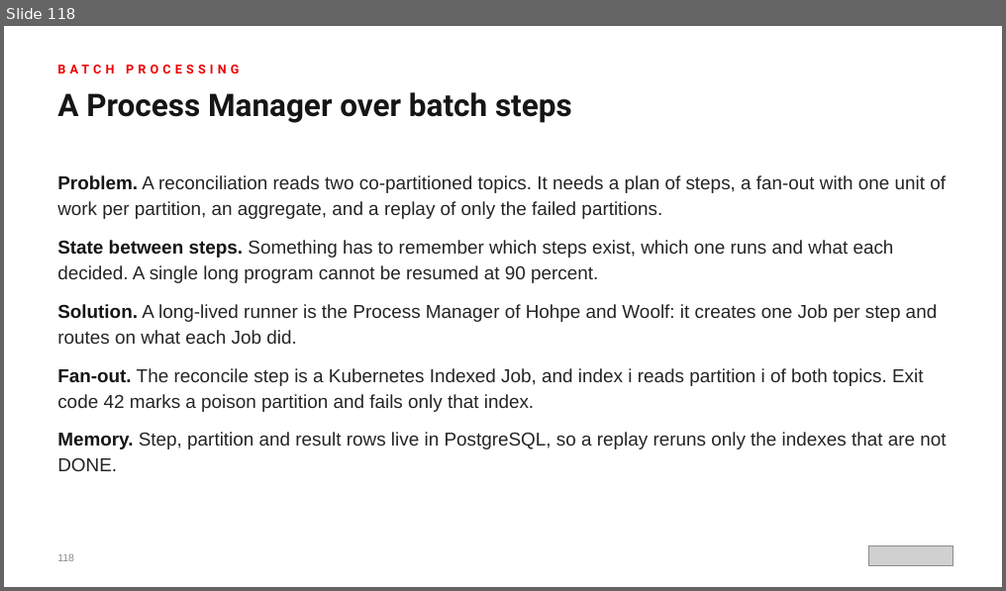
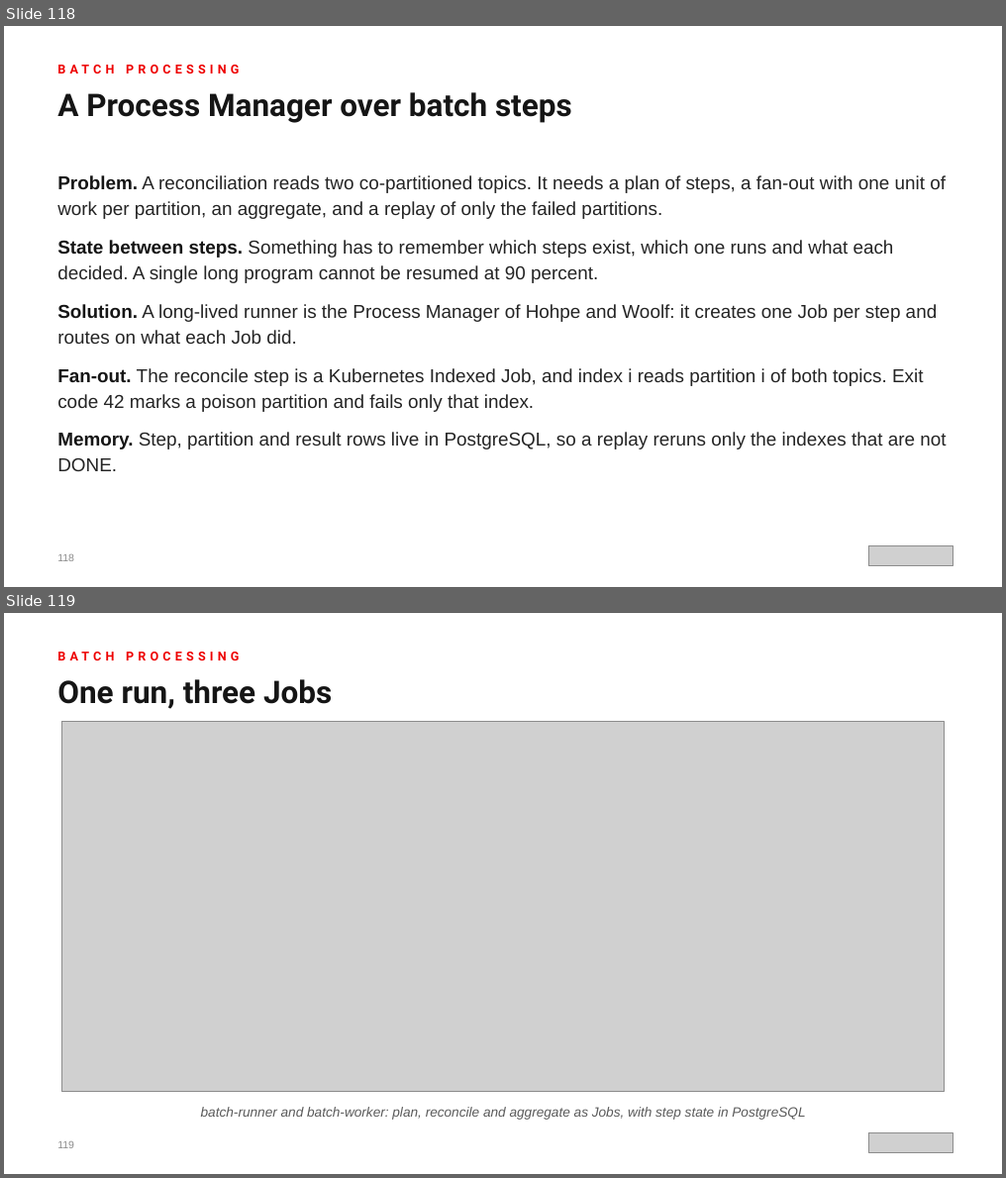
Before and after one commit to patterncatalyst/event-driven-patterns-with-quarkus-and-camel, a slide deck: lgtm-presentation/Event-Driven-Patterns-with-Quarkus-and-Camel.pptx. Shown one above the other, each under a label of ours: slide 118 before the commit, slides 118 and 119 after it. The pictures are 1006x591 and 1006x1178 pixels, drawn with LibreOffice and Linux fonts; fonts in the diff are those of the drawing; grey boxes stand for pictures. Boxes give left, top, right and bottom in pixels: in the first picture for what was removed or moved away, otherwise in the second. Text is boxed around its words. In the diff, an @@ line names an element or a change of style, - is before the commit and + after.

Commit message:
r16.2: reconciliation run figure slide (#20)

```diff
--- a/lgtm-presentation/Event-Driven-Patterns-with-Quarkus-and-Camel.pptx
+++ b/lgtm-presentation/Event-Driven-Patterns-with-Quarkus-and-Camel.pptx
@@ slide 119 added at box(4, 613, 1002, 1174), background #FFFFFF @@
@@ text added at box(57, 652, 239, 661), 12 pt, text #EE0000, bold @@
+BATCH PROCESSING
@@ text added at box(57, 679, 332, 709), 30 pt, text #151515, bold @@
+One run, three Jobs
@@ picture added at box(61, 722, 944, 1092) @@
@@ text added at box(201, 1107, 805, 1120), 13 pt, text #5A5A5A, italic @@
+batch-runner and batch-worker: plan, reconcile and aggregate as Jobs, with step state in PostgreSQL
@@ text added at box(57, 1142, 74, 1149), 10 pt, text #8A8A8A @@
+119
@@ picture added at box(868, 1134, 953, 1154) @@
```
Also in this commit, not shown: 6 slides changed, 6 other files.
